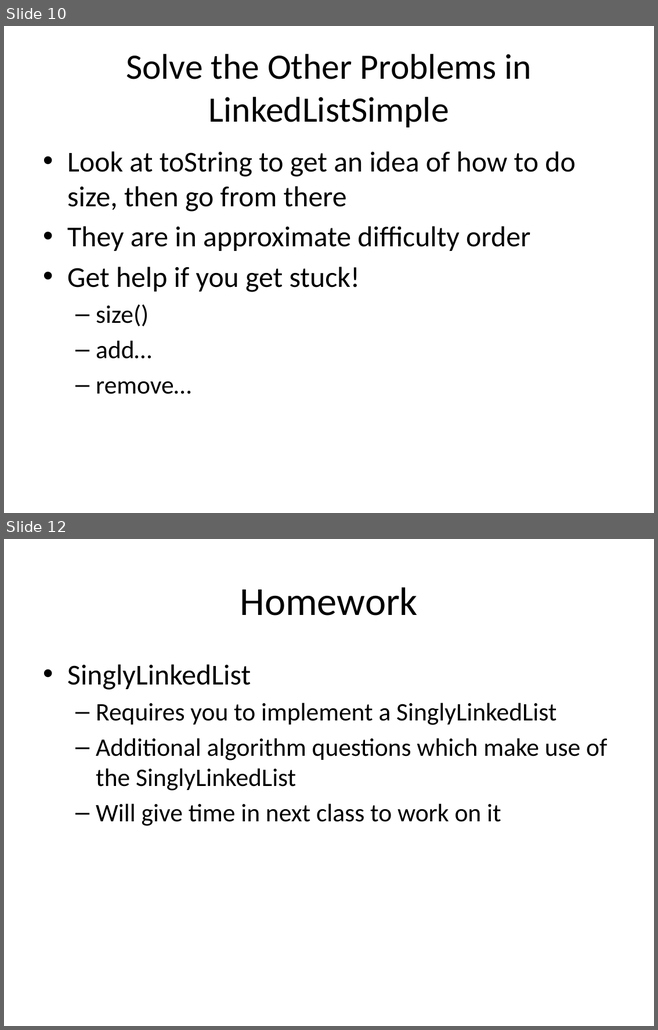
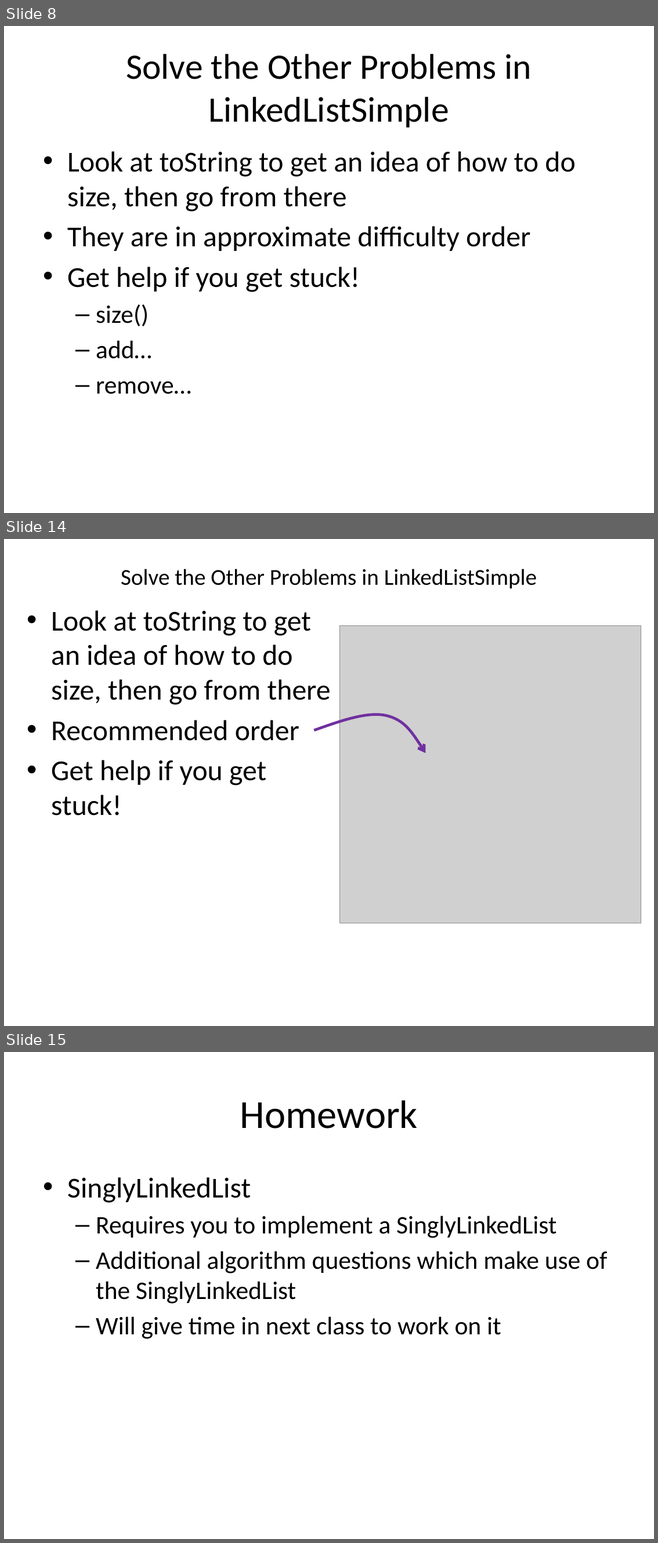
Before and after one commit to RHIT-CSSE/csse220, a slide deck: ClassMaterials/LinkedLists/Slides/LinkedLists.pptx. Shown one above the other, each under a label of ours: slides 10 and 12 before the commit, slides 8, 14 and 15 after it; the slides between them are not shown. The pictures are 658x1030 and 658x1543 pixels, drawn with LibreOffice and Linux fonts; fonts in the diff are those of the drawing; grey boxes stand for pictures. Boxes give left, top, right and bottom in pixels: in the first picture for what was removed or moved away, otherwise in the second. Text is boxed around its words. In the diff, an @@ line names an element or a change of style, - is before the commit and + after.

```diff
--- a/ClassMaterials/LinkedLists/Slides/LinkedLists.pptx
+++ b/ClassMaterials/LinkedLists/Slides/LinkedLists.pptx
@@ slide 14 added at box(4, 539, 654, 1026), background #FFFFFF @@
@@ title added at box(121, 569, 536, 589), 25.2 pt, text #000000 @@
+Solve the Other Problems in LinkedListSimple
@@ text added at box(51, 610, 331, 816), 32 pt, text #000000 @@
+• Look at toString to get an idea of how to do size, then go from there
+• Recommended order
+• Get help if you get stuck!
@@ picture added at box(340, 625, 641, 923) @@
@@ freeform shape added at box(314, 714, 426, 752), outline #7030A0 3 pt @@
@@ what was slide 10 is now slide 8 @@
@@ what was slide 12 is now slide 15 @@
```
Also in this commit, not shown: 8 slides changed, 8 other slides added, 3 slides removed.
